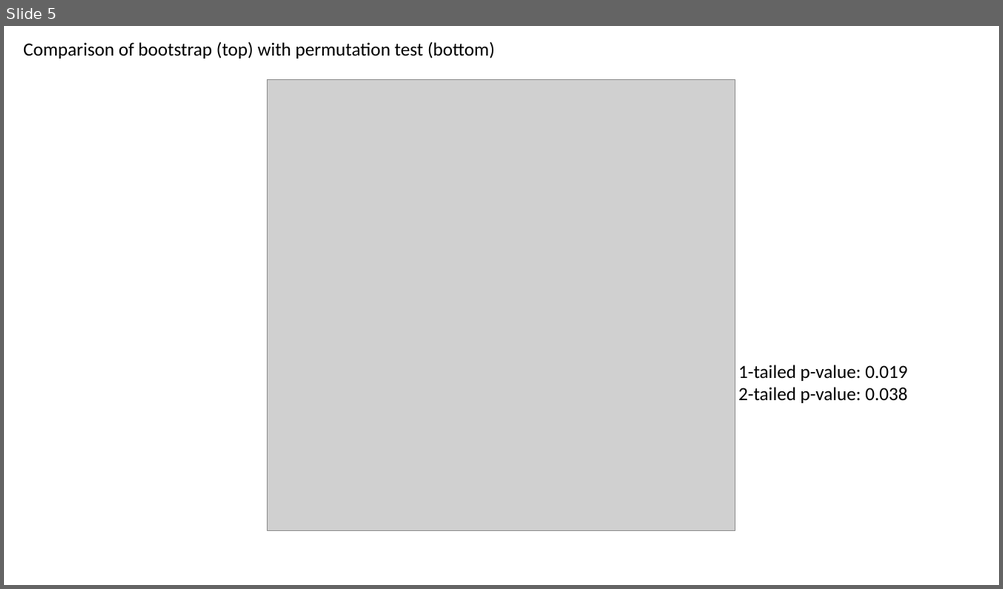
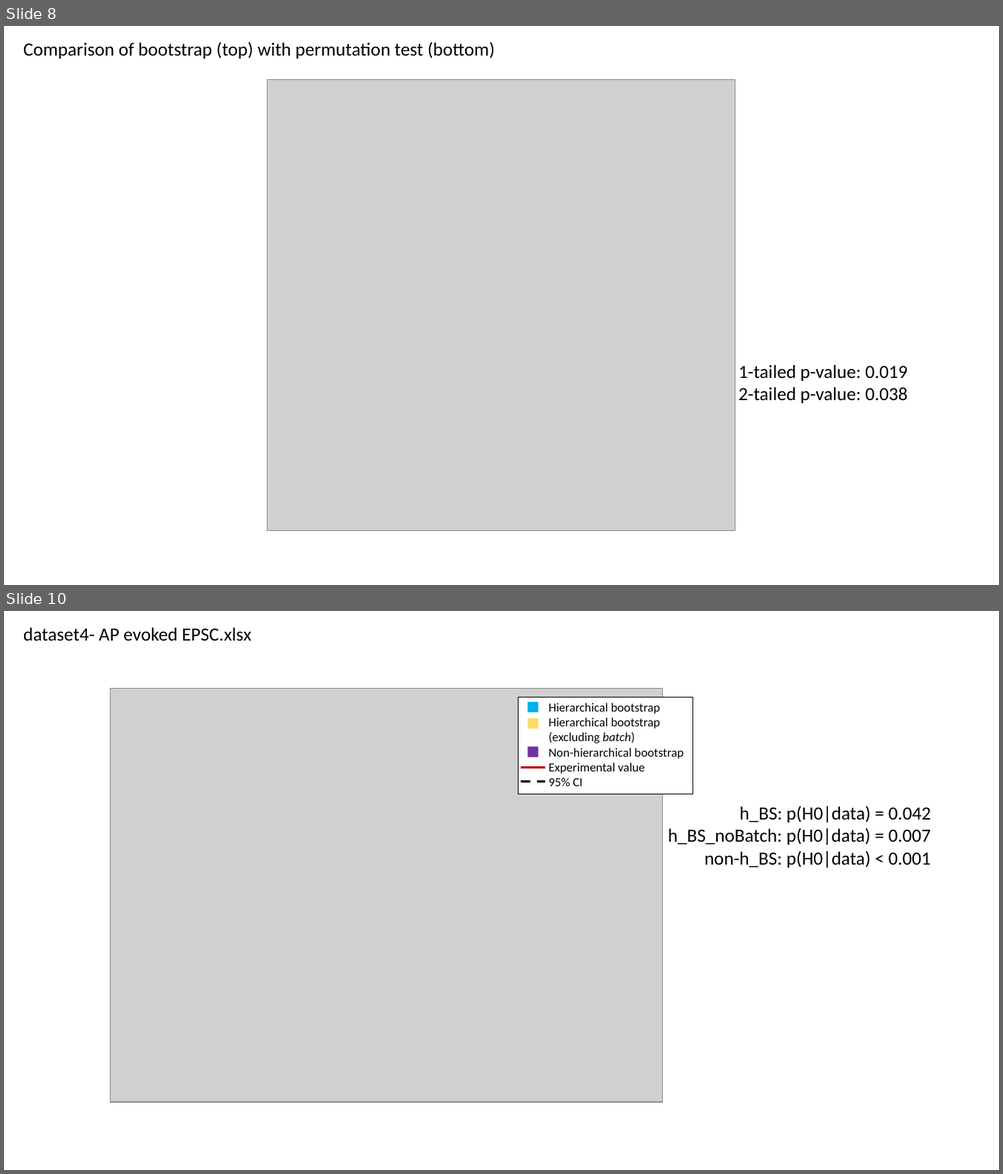
Before and after one commit to rickborn/Munc13-Paper, a slide deck: Results/hierarchical_bootstrap_figures.pptx. Shown one above the other, each under a label of ours: slide 5 before the commit, slides 8 and 10 after it; the slides between them are not shown. The pictures are 1003x589 and 1003x1174 pixels, drawn with LibreOffice and Linux fonts; fonts in the diff are those of the drawing; grey boxes stand for pictures. Boxes give left, top, right and bottom in pixels: in the first picture for what was removed or moved away, otherwise in the second. Text is boxed around its words. In the diff, an @@ line names an element or a change of style, - is before the commit and + after.

Commit message:
ICC extended
New analyses and results (figures) for intra-cluster correlations in the Kaeser lab data.

```diff
--- a/Results/hierarchical_bootstrap_figures.pptx
+++ b/Results/hierarchical_bootstrap_figures.pptx
@@ slide 10 added at (x1=4, y1=611, x2=999, y2=1170), background #FFFFFF @@
@@ text added at (x1=23, y1=627, x2=251, y2=641), 18 pt, text #000000 @@
+dataset4- AP evoked EPSC.xlsx
@@ picture added at (x1=110, y1=689, x2=662, y2=1102) @@
@@ group added at (x1=518, y1=698, x2=693, y2=795): 4 rectangles, 2 lines, 1 text @@
+Hierarchical bootstrap
+Hierarchical bootstrap
+(excluding batch)
+Non-hierarchical bootstrap
+Experimental value
+95% CI
@@ text added at (x1=668, y1=806, x2=930, y2=868), 18 pt, text #000000 @@
+h_BS: p(H0|data) = 0.042
+h_BS_noBatch: p(H0|data) = 0.007
+non-h_BS: p(H0|data) < 0.001
@@ what was slide 5 is now slide 8 @@
```
Also in this commit, not shown: 2 slides changed, 3 other slides added, 1 slide removed, 5 other files.
